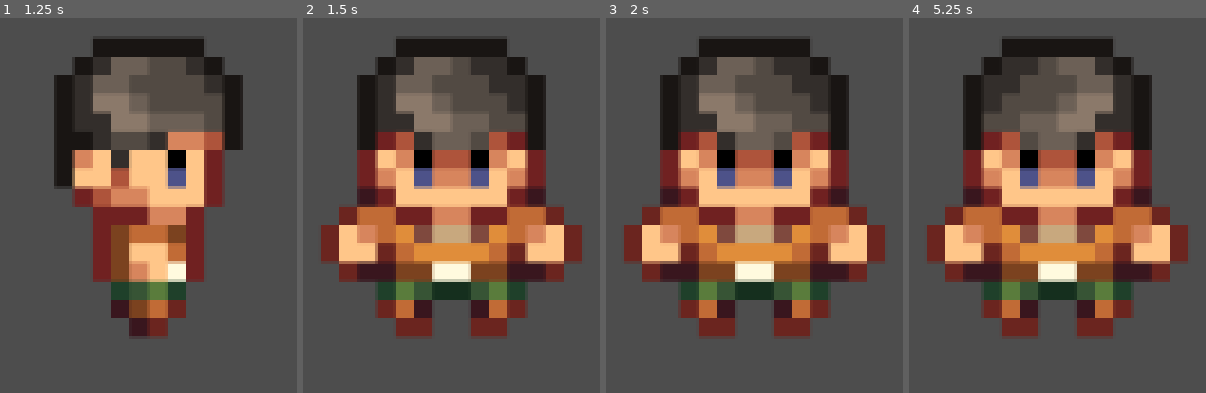
Above: before the commit, frames 1-4 (left to right).
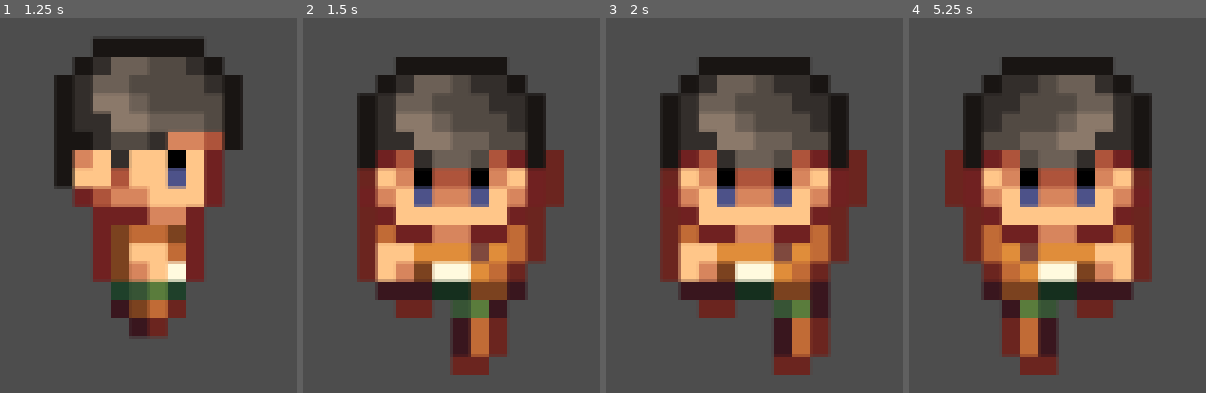
Above: after the commit, the same moments.

Repository: Fabexe/WhereIsMySandwich
Game: Godot game, scene res://scenes/game.tscn
The game is run twice, just before and just after one commit, with the same random seed, the same clock (stepped at 60 frames per second) and the same inputs.
Inputs:
- Up to frame 1 (1.25 s): tap Enter at 0.5 s; hold D (right) from 0.53 s (still down)
- Up to frame 2 (1.5 s): release D (right) at 1.28 s; hold S (down) from 1.28 s (still down)
- Up to frame 3 (2 s): keep holding S (down)
- Up to frame 4 (5.25 s): release S (down) at 2.03 s; hold D (right) 2.03-2.78 s; hold W (up) 2.78-3.53 s; hold A (left) 3.53-5.03 s; hold S (down) from 5.03 s (still down)

Frame 1 is identical in both runs. In frame 2, 40% of the frame differs, in the area x 6-94%, y 5-96%; in frame 3, 40%; in frame 4, 40%.

Commit message:
Refactor player animation logic for improved readability and maintainability

Diff:
--- a/scenes/player.tscn
+++ b/scenes/player.tscn
@@ -156,7 +156,7 @@
 [node name="AnimatedSprite2D" type="AnimatedSprite2D" parent="."]
 sprite_frames = SubResource("SpriteFrames_u8vuu")
 animation = &"walk_x"
-frame_progress = 0.25665072
+frame_progress = 0.6537696
 
 [node name="CollisionShape2D" type="CollisionShape2D" parent="."]
 shape = SubResource("CircleShape2D_3vyb7")
--- a/scripts/player.gd
+++ b/scripts/player.gd
@@ -15,15 +15,16 @@
 
 # Set player animation related to his direction
 func _process(_delta):
+	var direction = $AnimatedSprite2D
 	if Input.is_action_pressed("up"):
-		$AnimatedSprite2D.play("walk_up")
-	if Input.is_action_pressed("down"):
-		$AnimatedSprite2D.play("walk_down")
-	if Input.is_action_pressed("left"):
-		$AnimatedSprite2D.flip_h = true
-		$AnimatedSprite2D.play("walk_x")
-	if Input.is_action_pressed("right"):
-		$AnimatedSprite2D.flip_h = false
-		$AnimatedSprite2D.play("walk_x")
+		direction.play("walk_up")
+	elif Input.is_action_pressed("down"):
+		direction.play("walk_down")
+	elif Input.is_action_pressed("left"):
+		direction.flip_h = true
+		direction.play("walk_x")
+	elif Input.is_action_pressed("right"):
+		direction.flip_h = false
+		direction.play("walk_x")
 	else:
-		$AnimatedSprite2D.frame = 0
+		direction.stop()
